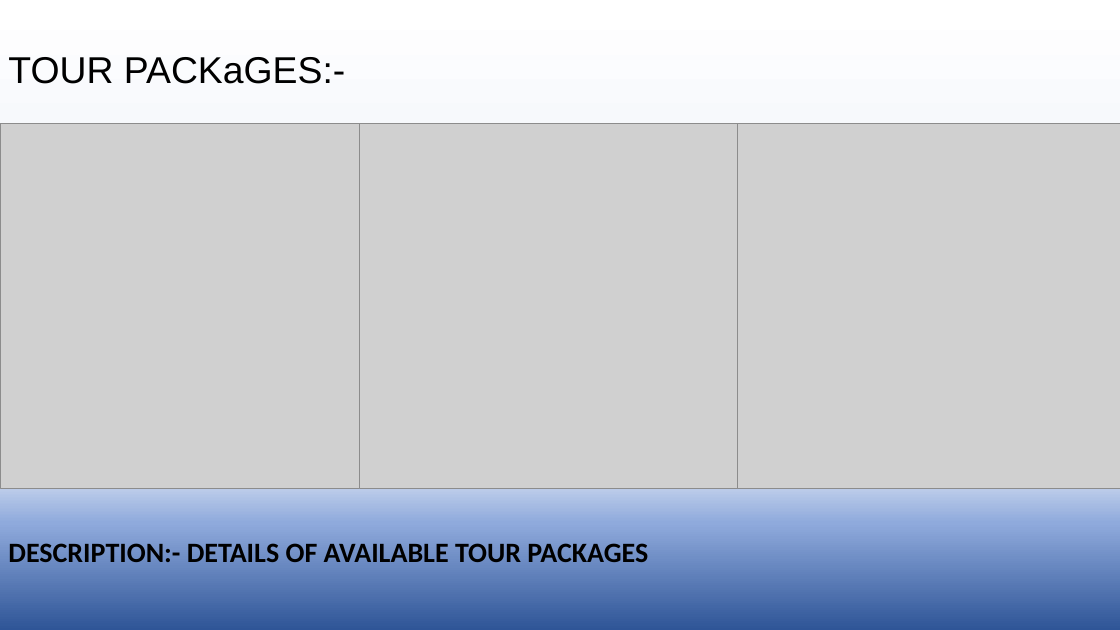
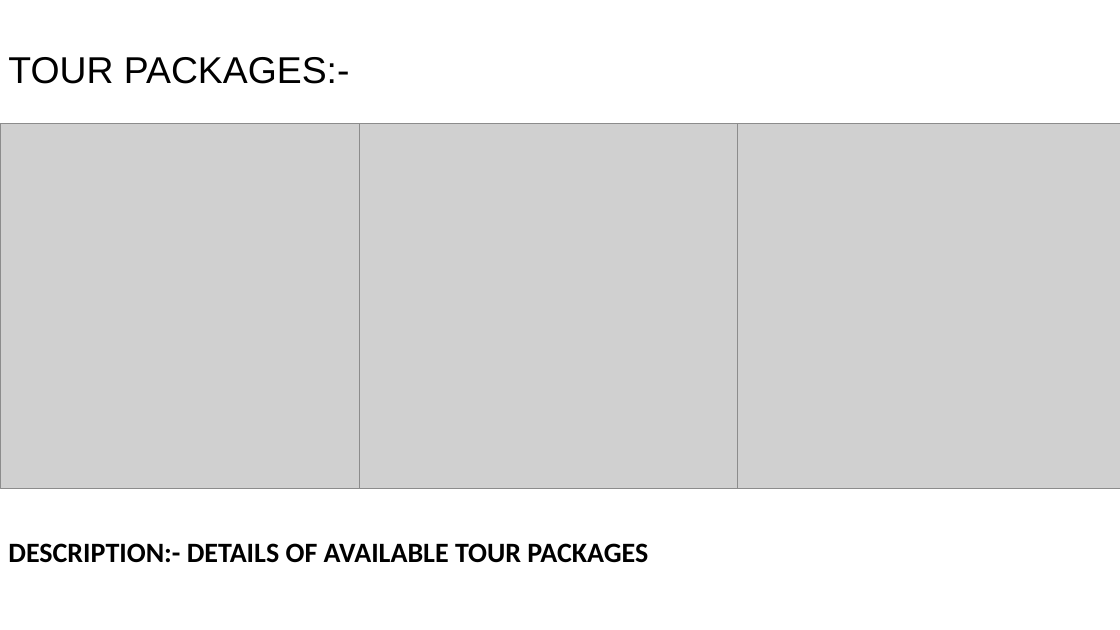
Before and after one commit to Ritikakaushal45/TRAVEL_BUDDY, a slide deck: slide 12 of TOUR AND TRAVEL BUDDY.pptx (slide 10 before the commit). Drawn at 1120x630 pixels with LibreOffice and Linux fonts; fonts in the diff are those of the drawing; grey boxes stand for pictures; background and template pictures are left out. Boxes give left, top, right and bottom in pixels: in the first picture for what was removed or moved away, otherwise in the second. Text is boxed around its words. In the diff, an @@ line names an element or a change of style, - is before the commit and + after.

```diff
--- a/TOUR AND TRAVEL BUDDY.pptx
+++ b/TOUR AND TRAVEL BUDDY.pptx
@@ background gradient #FFFFFF to #DAE3F3 to #8FAADC to #2F5597 to picture (left out) @@
@@ title at [8,57,350,84]: text changed @@
-TOUR PACKaGES:-
+TOUR PACKAGES:-
```
Also in this commit, not shown: 12 other slides changed, 3 slides added.
